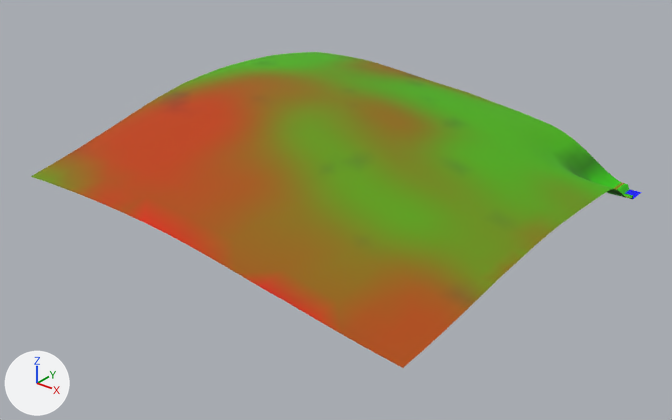
One commit to the glTF model games/yorimichi/assets/belmonte/meshes/SM_BM_BT_Terrain_1_0.glb: the scene before it, then after it.
The view is the same before and after, from a camera (50 mm lens) standing at (-334.0, -869.0, 251.0) and looking at (-639.0, -487.0, 15.0). Every picture has the same lights, and +X, +Y and +Z are marked at lower left. The picture after the commit comes second.

The first picture shows 'SM_BM_BT_Terrain_1_0'.
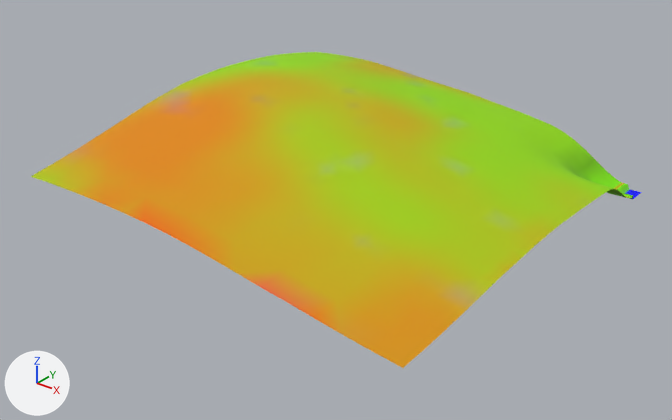
Changed parts and their boxes [x1, y1, x2, y2] in the pictures (672 x 420 px):
part 1 of me_sm_bt_terrain_1_0, recoloured (lighter)
    both: [194, 52, 633, 232]
part 2 of me_sm_bt_terrain_1_0, recoloured (lighter)
    both: [32, 61, 635, 312]
part 3 of me_sm_bt_terrain_1_0, recoloured (lighter)
    both: [31, 57, 633, 294]
part 4 of me_sm_bt_terrain_1_0, recoloured (lighter)
    both: [71, 84, 464, 368]

What the commit changed:
me_sm_bt_terrain_1_0 has 1113 vertices, 2103 faces and spans x -768.0..-512.0, y -600.0..-344.0, z 11.0..69.0.
me_sm_bt_terrain_1_0 is used by ob_sm_bm_bt_terrain_1_0; location (0.0, 0.0, 0.0).
me_sm_bt_terrain_1_0 part 1: 790 faces centred in x -766.0..-513.0, y -523.0..-345.0, z 11.0..68.0 are repainted in the vertex colours; the middle colour goes from green #4cb200 to green #94da00.
me_sm_bt_terrain_1_0 part 2: 462 faces centred in x -766.0..-513.0, y -595.0..-345.0, z 11.0..69.0 are repainted in the vertex colours; the middle colour goes from yellow #887400 to yellow #c1b400.
me_sm_bt_terrain_1_0 part 3: 546 faces centred in x -766.0..-513.0, y -595.0..-346.0, z 11.0..69.0 are repainted in the vertex colours; the middle colour goes from green #6b9300 to green #adc800.
me_sm_bt_terrain_1_0 part 4: 294 faces centred in x -766.0..-515.0, y -595.0..-475.0, z 24.0..68.0 are repainted in the vertex colours; the middle colour goes from orange #b74700 to orange #dc9000.
